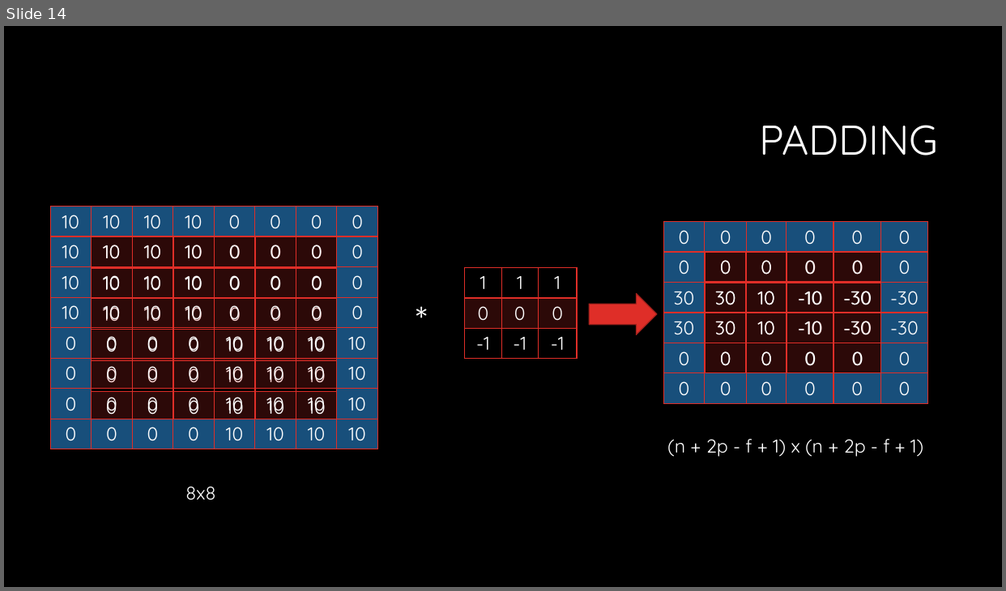
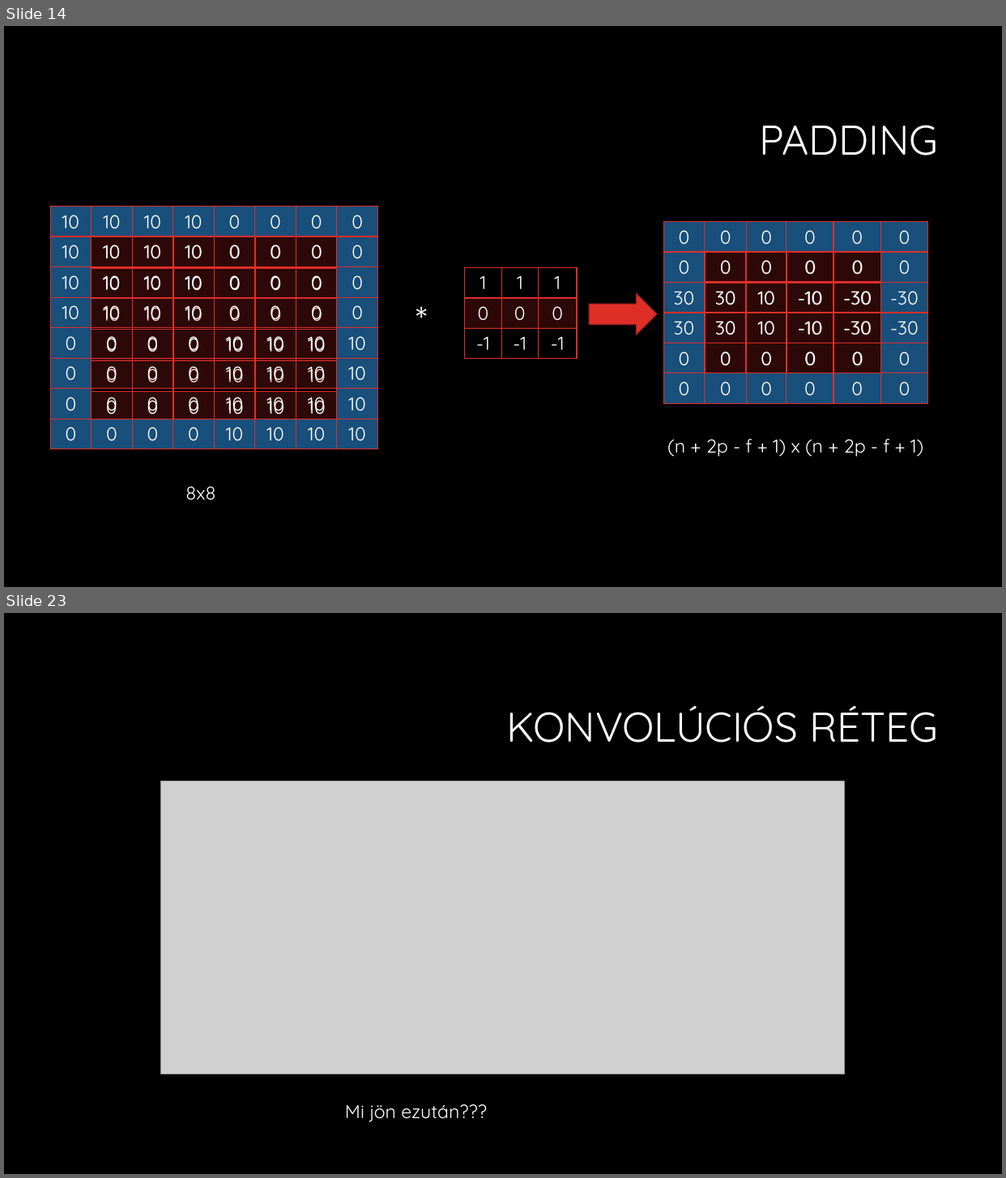
Before and after one commit to martontamas92/CNN, a slide deck: Konvolúciós neuronhálók.pptx. Shown one above the other, each under a label of ours: slide 14 before the commit, slides 14 and 23 after it; the slides between them are not shown. The pictures are 1006x591 and 1006x1178 pixels, drawn with LibreOffice and Linux fonts; fonts in the diff are those of the drawing; grey boxes stand for pictures; background and template pictures are left out. Boxes give left, top, right and bottom in pixels: in the first picture for what was removed or moved away, otherwise in the second. Text is boxed around its words. In the diff, an @@ line names an element or a change of style, - is before the commit and + after.

```diff
--- a/Konvolúciós neuronhálók.pptx
+++ b/Konvolúciós neuronhálók.pptx
@@ slide 23 added at (4, 613, 1002, 1174), background #000000 @@
@@ title added at (506, 705, 938, 743), 40 pt, text #FFFFFF @@
+KONVOLÚCIÓS RÉTEG
@@ picture added at (161, 781, 846, 1075) @@
@@ text added at (345, 1105, 487, 1122), 18 pt, text #FFFFFF @@
+Mi jön ezután???
```
Also in this commit, not shown: 2 slides changed, 7 other slides added.
